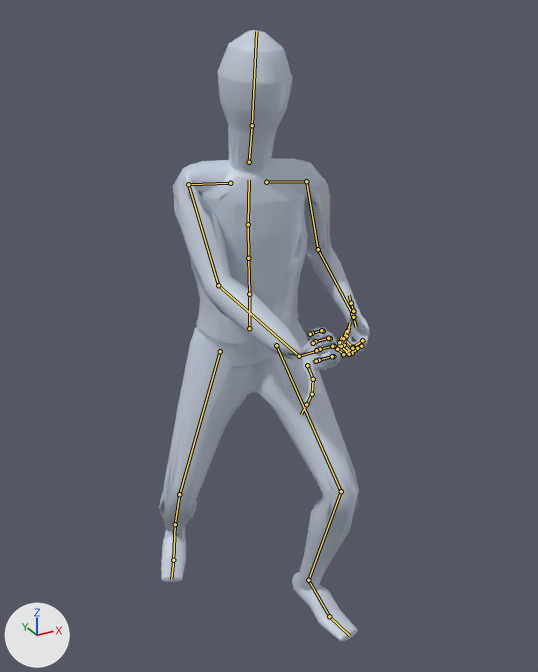
Before and after pictures for a commit that changed the glTF model app/assets/anims/Base/one_hand_attack_3.glb.
Rendered twice from a 50 mm lens placed at (-0.867, -1.801, 1.706), pointed at (0.033, -0.165, 0.888). Arrows for +X, +Y and +Z are at lower left; the lights stay in place. The picture after the commit comes second. Both versions are drawn at frame 14 of the action 'Animation'; the numbers are the values there. The bones that change, and the others that lie on the model, are drawn over the model as lines.

Names of what the first picture shows: 'Body_human_male'.
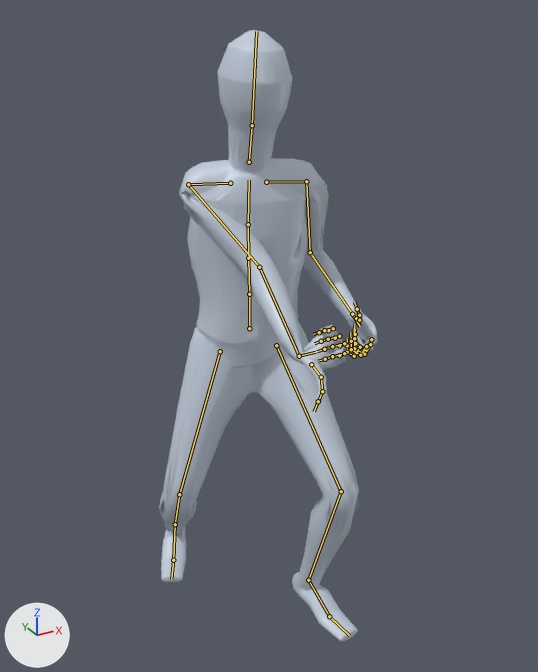
Location of each change, [x1, y1, x2, y2] in pixels of the pictures (538 x 672 px):
'Body_human_male', posed: before [159, 30, 370, 642]; after [159, 30, 377, 642]
bone 'mixamorig:LeftArm', root to tip: before (306, 181) to (318, 249); after (306, 181) to (310, 252)
bone 'mixamorig:LeftHand', root to tip: before (352, 314) to (356, 327); after (352, 314) to (360, 326)
bone 'mixamorig:RightArm', root to tip: before (188, 184) to (218, 285); after (188, 184) to (259, 267)
bone 'mixamorig:RightHand', root to tip: before (299, 356) to (313, 352); after (299, 356) to (315, 352)

What the commit changed:
Bone 'mixamorig:LeftArm' (bone_mixamorig_leftarm) turns from (-72, 14, 11) to (-77, 13, 15) degrees about its own x, y and z.
Bone 'mixamorig:LeftHand' (bone_mixamorig_lefthand) turns from (-9, -25, 20) to (4, -19, 22) degrees about its own x, y and z.
Bone 'mixamorig:RightArm' (bone_mixamorig_rightarm) turns from (-47, 36, 72) to (-147, 20, -34) degrees about its own x, y and z.
Bone 'mixamorig:RightHand' (bone_mixamorig_righthand) turns from (-7, -174, 52) to (-70, 23, -110) degrees about its own x, y and z.
